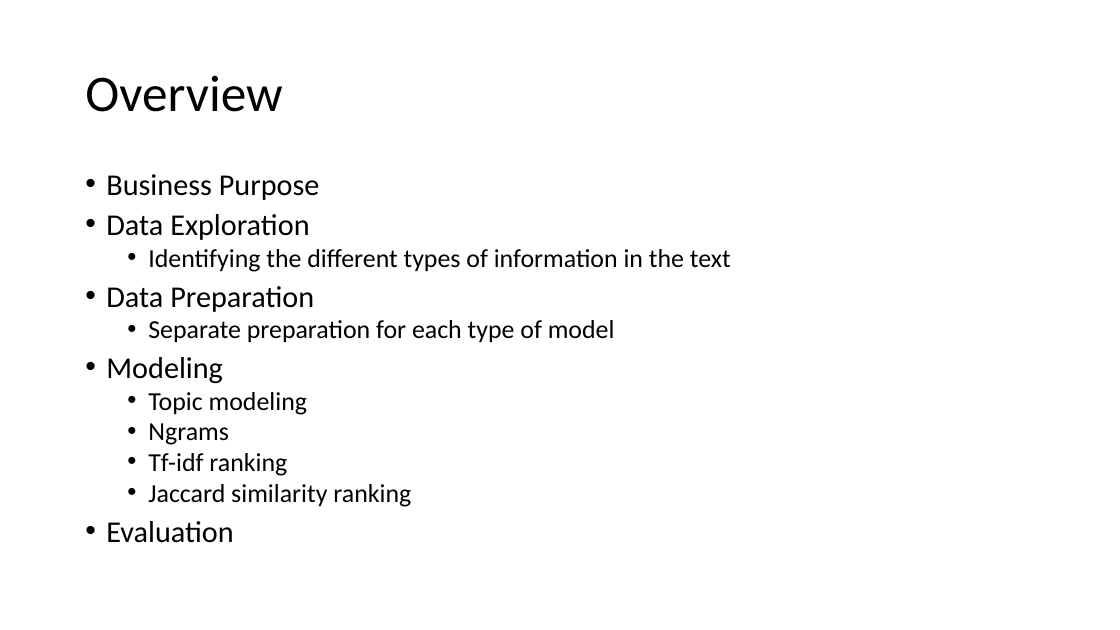
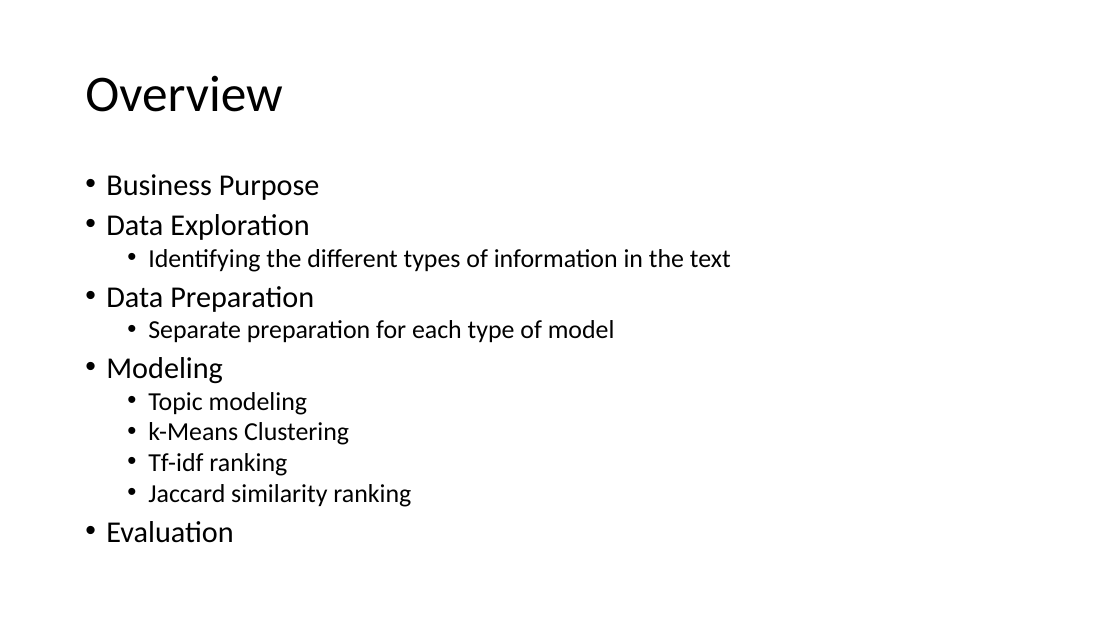
Before and after one commit to adam-sampson/Job_Desc_Text_Analytics, a slide deck: slide 3 of Jobs Analysis.pptx. Drawn at 1120x630 pixels with LibreOffice and Linux fonts; fonts in the diff are those of the drawing. Boxes give left, top, right and bottom in pixels: in the first picture for what was removed or moved away, otherwise in the second. Text is boxed around its words. In the diff, an @@ line names an element or a change of style, - is before the commit and + after.

```diff
--- a/Jobs Analysis.pptx
+++ b/Jobs Analysis.pptx
@@ text at (x1=148, y1=422, x2=349, y2=445): text changed @@
-  • Ngrams
+  • k-Means Clustering
```
Also in this commit, not shown: 3 other slides changed, 9 slides added, 3 other files.
